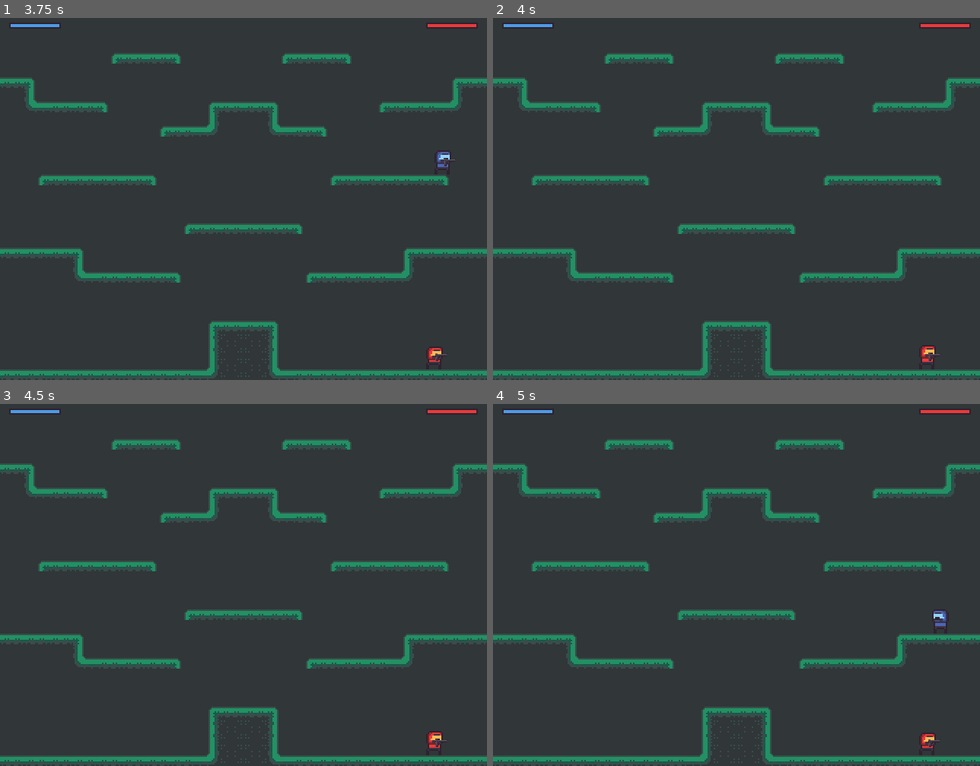
Above: before the commit, frames 1-4 (two rows, left to right).
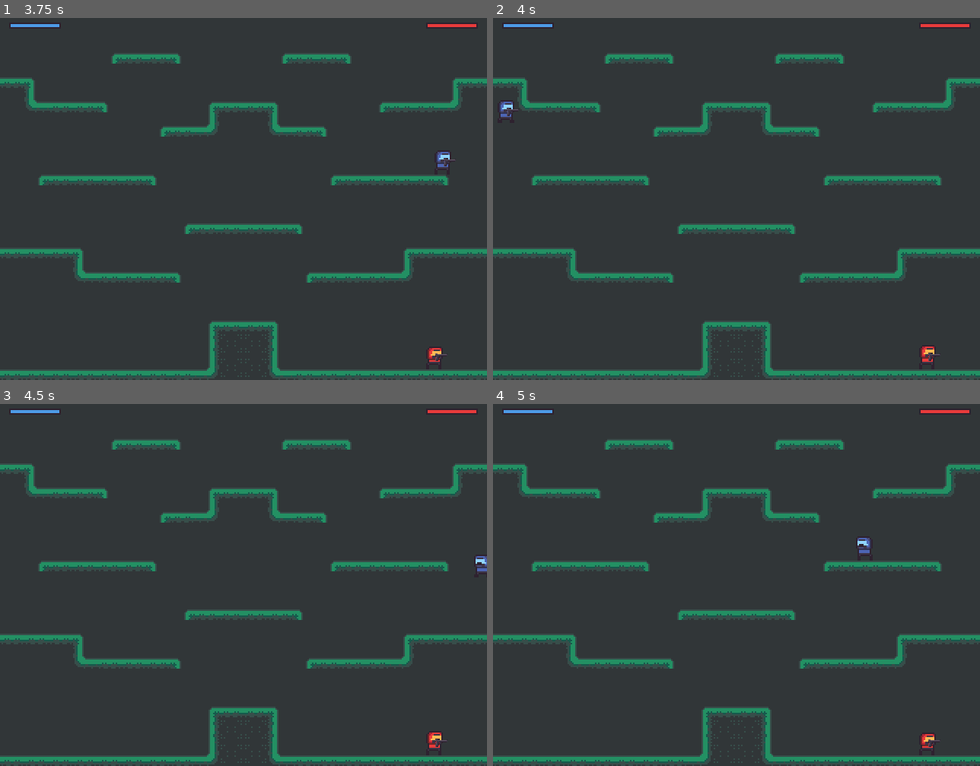
Above: after the commit, the same moments.

Repository: dm1nh/gunbattle
Game: Godot game, scene res://scenes/maps/forest.tscn
Same seed, same stepped clock (60 frames per second), same inputs: the game is played once before the commit and once after it. This scene is started directly instead of the project's main scene.
Inputs:
- Up to frame 1 (3.75 s): hold D (b_right) 0.53-2.03 s; tap F (b_fire) at 0.6 s; tap W (b_jump) at 0.77, 1.52, 3.02 s; tap S (b_get_box) at 1.35 s; hold A (b_left) 2.03-2.78 s; tap H (b_swap_weapon) at 2.1 s; hold D (b_right) from 2.78 s (still down); tap G (b_throw_grenade) at 2.85 s; tap / (r_fire) at 3.6 s
- Up to frame 2 (4 s): keep holding D (b_right); tap W (b_jump) at 3.77 s
- Up to frame 3 (4.5 s): release D (b_right) at 4.28 s; hold A (b_left) from 4.28 s (still down); tap Down (r_get_box) at 4.35 s
- Up to frame 4 (5 s): keep holding A (b_left); tap W (b_jump) at 4.52 s

Frame 1 is identical in both runs. In frame 2, less than 0.1% of the frame differs, in the area x 1-6%, y 23-28%; in frame 3, less than 0.1%; in frame 4, 0.2%, in the area x 74-94%, y 36-62%.

Commit message:
fix: limit the player position as the player is out of the viewport

Diff:
--- a/scenes/players/player.gd
+++ b/scenes/players/player.gd
@@ -75,9 +75,16 @@
 		$Weapon.scale.x = direction.x
 		$Weapon.z_index = -1 if movement_direction < 0 else 1
 		$GrenadeMarker2D.position = direction * initialGrenadeMarkerPosition
+
+		var viewport_size = get_viewport().get_visible_rect().size
+		if global_position.x > viewport_size.x:
+			global_position.x = global_position.x - viewport_size.x
+		if global_position.x <= 1:
+			global_position.x = viewport_size.x - global_position.x
 	else:
 		state = PlayerState.Idle if state != PlayerState.Dead else PlayerState.Dead
 		velocity.x = move_toward(velocity.x, 0, SPEED) # make the players face the current direction
+
 
 func _player_jump(delta):
 	# falling
